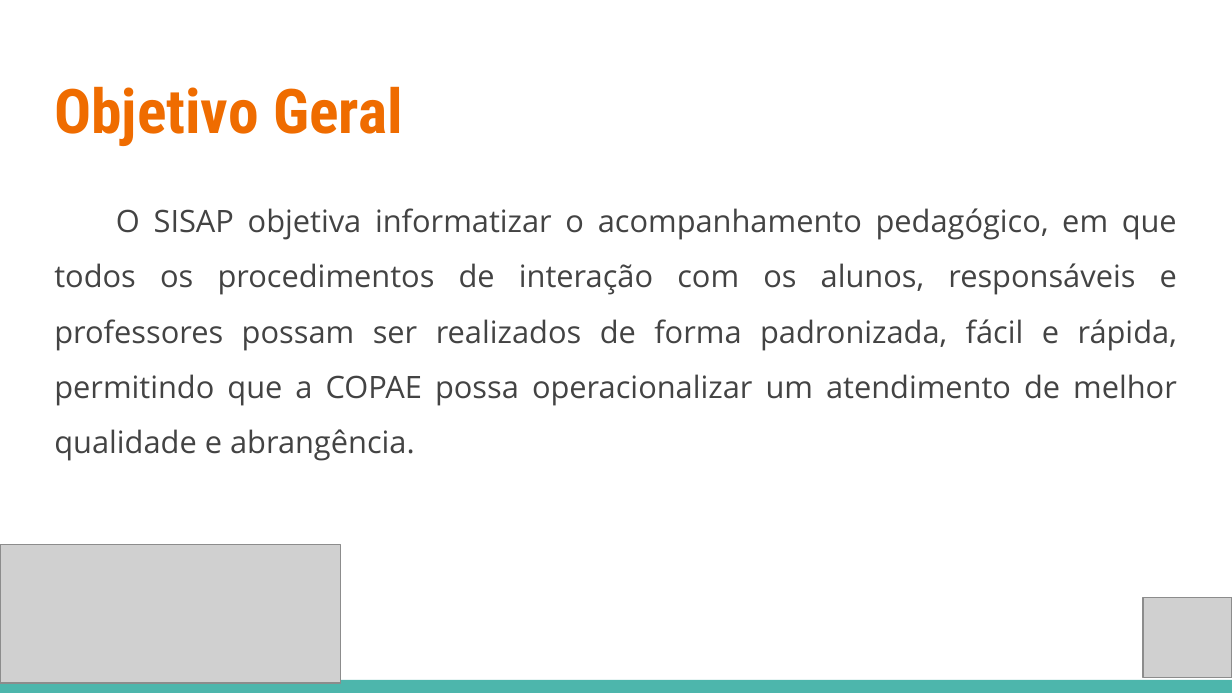
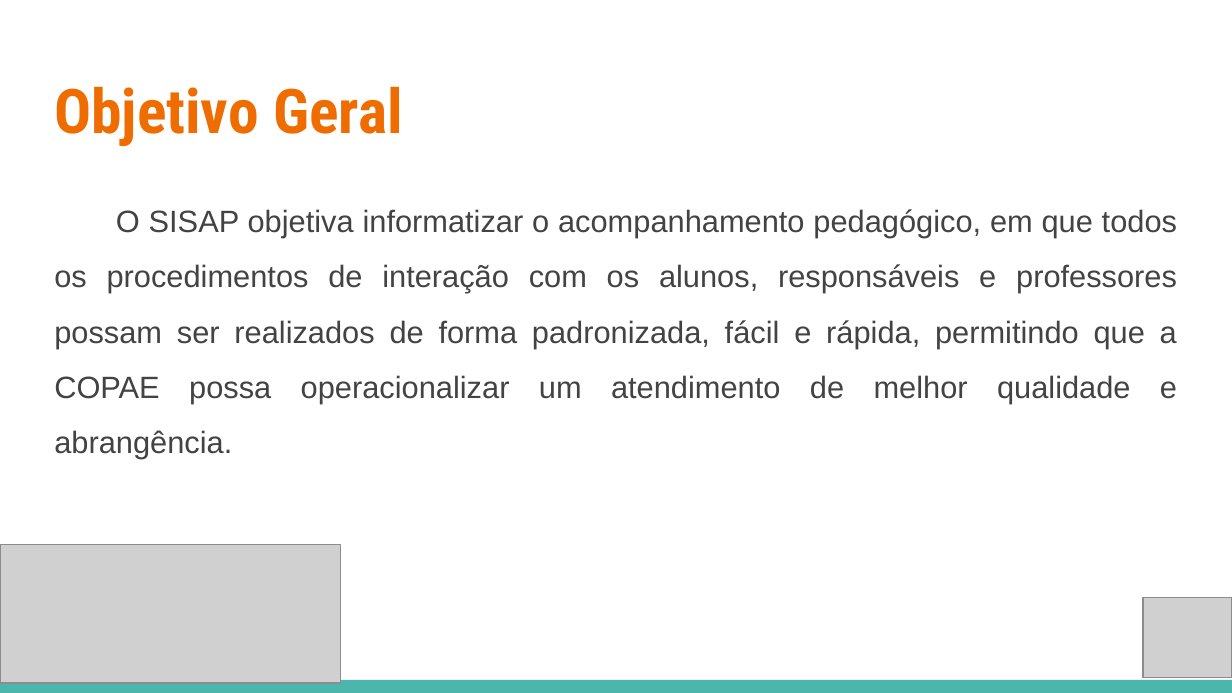
Before and after one commit to deividazevedo2/Projeto-SISAP, a slide deck: slide 3 of SISAP/000-GERENCIA_DE_PROJETO/PPJ-PLANO_DE_PROJETO - SISAP.pptx. Drawn at 1232x693 pixels with LibreOffice and Linux fonts; fonts in the diff are those of the drawing; grey boxes stand for pictures. Boxes give left, top, right and bottom in pixels: in the first picture for what was removed or moved away, otherwise in the second. Text is boxed around its words. In the diff, an @@ line names an element or a change of style, - is before the commit and + after.

```diff
--- a/SISAP/000-GERENCIA_DE_PROJETO/PPJ-PLANO_DE_PROJETO - SISAP.pptx
+++ b/SISAP/000-GERENCIA_DE_PROJETO/PPJ-PLANO_DE_PROJETO - SISAP.pptx
@@ text "O SISAP objetiva informatizar o ..." at [54, 209, 1177, 459]: font Open Sans to Arial @@
```
Also in this commit, not shown: 6 other slides changed, 2 other files.
